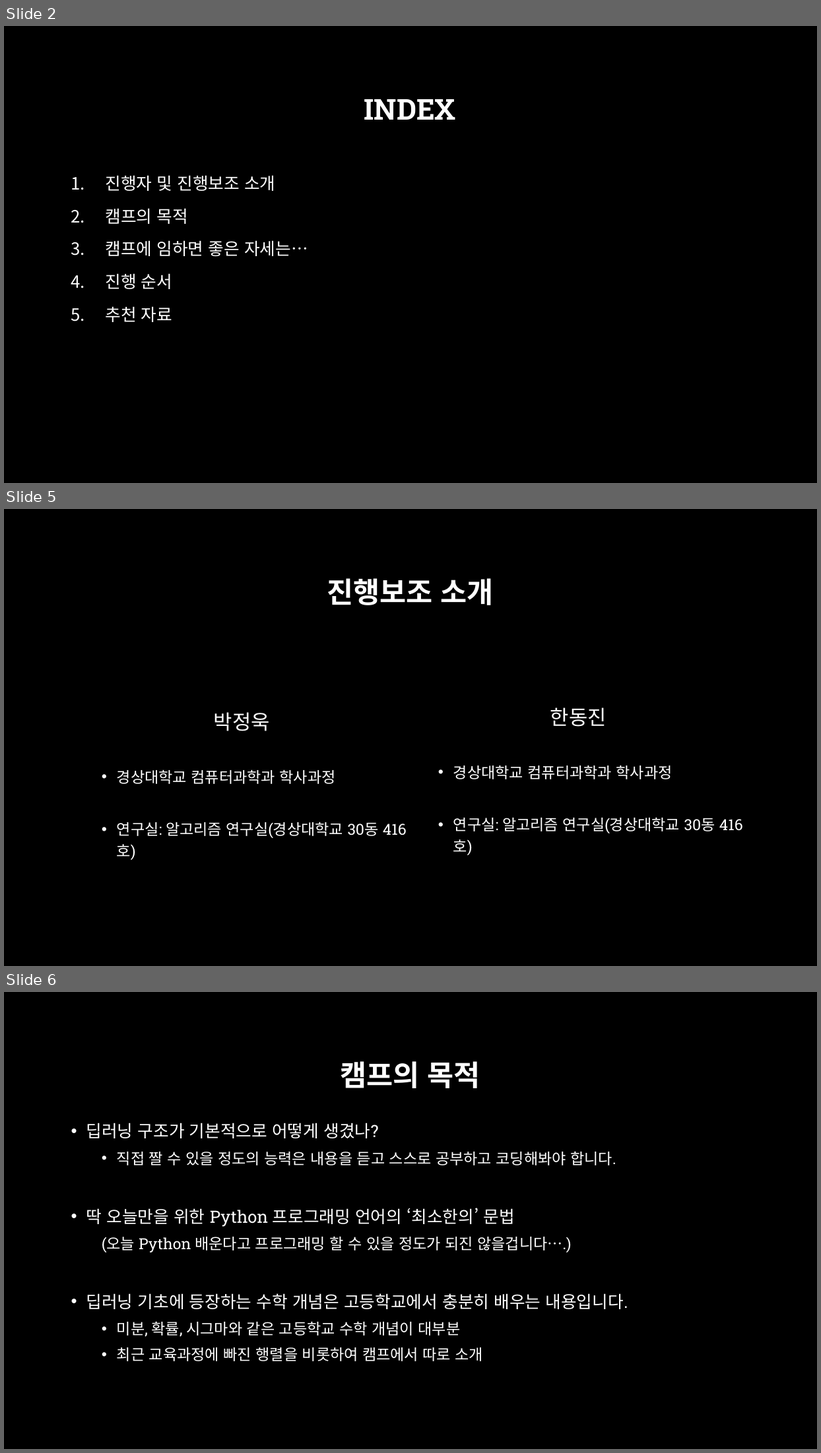
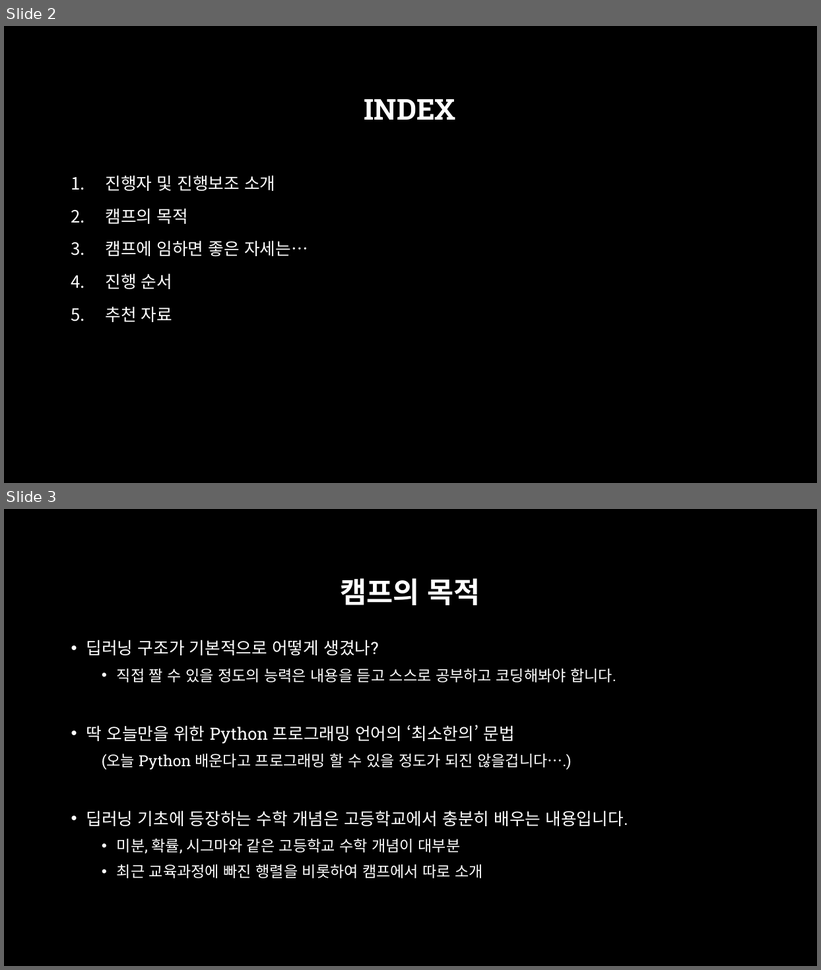
Before and after one commit to across0406/2017-GNU-Science-Camp-of-Computer-Science, a slide deck: ppt/GNU CS 과학캠프.pptx. Shown one above the other, each under a label of ours: slides 2, 5 and 6 before the commit, slides 2 and 3 after it; the slides between them are not shown. The pictures are 821x1453 and 821x970 pixels, drawn with LibreOffice and Linux fonts; fonts in the diff are those of the drawing; background and template pictures are left out. Boxes give left, top, right and bottom in pixels: in the first picture for what was removed or moved away, otherwise in the second. Text is boxed around its words. In the diff, an @@ line names an element or a change of style, - is before the commit and + after.

```diff
--- a/ppt/GNU CS 과학캠프.pptx
+++ b/ppt/GNU CS 과학캠프.pptx
@@ slide 5 removed at <box>4,509,817,966</box>, background picture (left out) @@
@@ title removed at <box>327,578,494,605</box> @@
-진행보조 소개
@@ text removed at <box>117,712,379,838</box> @@
-박정욱
-  • 경상대학교 컴퓨터과학과 학사과정
-  • 연구실: 알고리즘 연구실(경상대학교 30동 416호)
@@ text removed at <box>453,708,715,834</box> @@
-한동진
-  • 경상대학교 컴퓨터과학과 학사과정
-  • 연구실: 알고리즘 연구실(경상대학교 30동 416호)
@@ what was slide 6 is now slide 3 @@
```
Also in this commit, not shown: 1 slide changed, 2 other slides removed, 20 other files.
